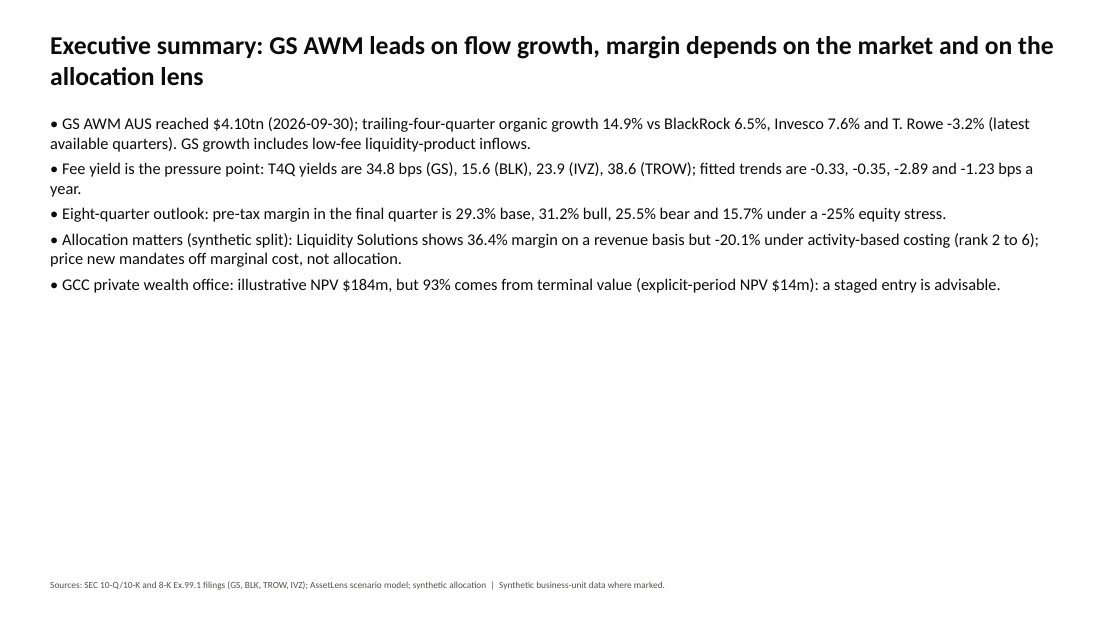
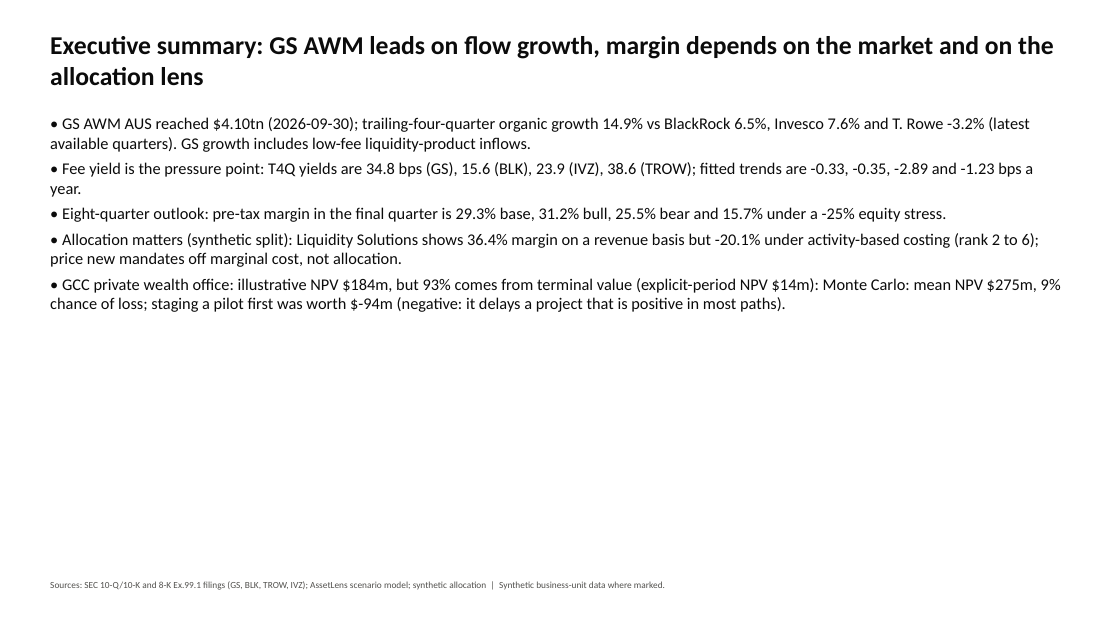
Before and after one commit to swalihnm/assetlens, a slide deck: slide 1 of outputs/deck/AssetLens_Board_Pack.pptx. Drawn at 1120x630 pixels with LibreOffice and Linux fonts; fonts in the diff are those of the drawing. Boxes give left, top, right and bottom in pixels: in the first picture for what was removed or moved away, otherwise in the second. Text is boxed around its words. In the diff, an @@ line names an element or a change of style, - is before the commit and + after.

```diff
--- a/outputs/deck/AssetLens_Board_Pack.pptx
+++ b/outputs/deck/AssetLens_Board_Pack.pptx
@@ text at (x1=50, y1=278, x2=1061, y2=312): text changed @@
-• GCC private wealth office: illustrative NPV $184m, but 93% comes from terminal value (explicit-period NPV $14m): a staged entry is advisable.
+• GCC private wealth office: illustrative NPV $184m, but 93% comes from terminal value (explicit-period NPV $14m): Monte Carlo: mean NPV $275m, 9% chance of loss; staging a pilot first was worth $-94m (negative: it delays a project that is positive in most paths).
```
Also in this commit, not shown: 1 other slide changed, 6 other files.
